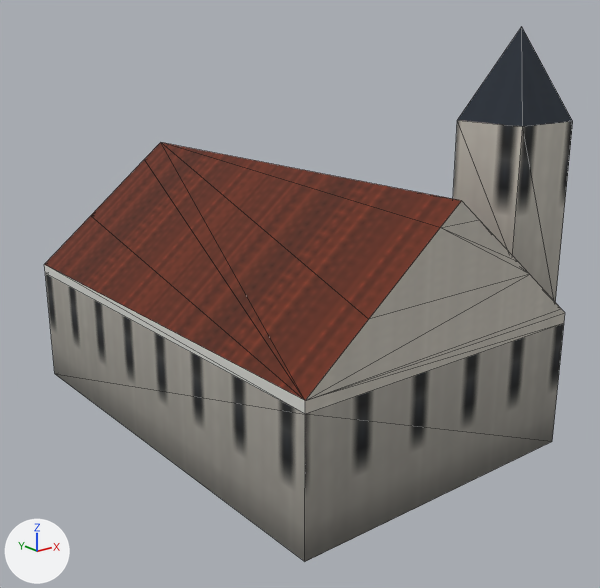
The glTF model assets/coronado_kit/buildings/landmarks/lmk_blue_dome_chapel/landmark_lmk_blue_dome_chapel_far.glb: old version first, new version second.
Camera for both pictures: a 50 mm camera at (-25.5, -33.6, 19.6) aimed at (-0.6, -2.5, 7.1). Arrows for +X, +Y and +Z are at lower left; the lights stay in place. The first picture is the older version. Mesh edges are drawn as thin lines. Vertices at exactly the same position are counted once.

Objects in the first picture: 'landmark_lmk_blue_dome_chapel_far'.
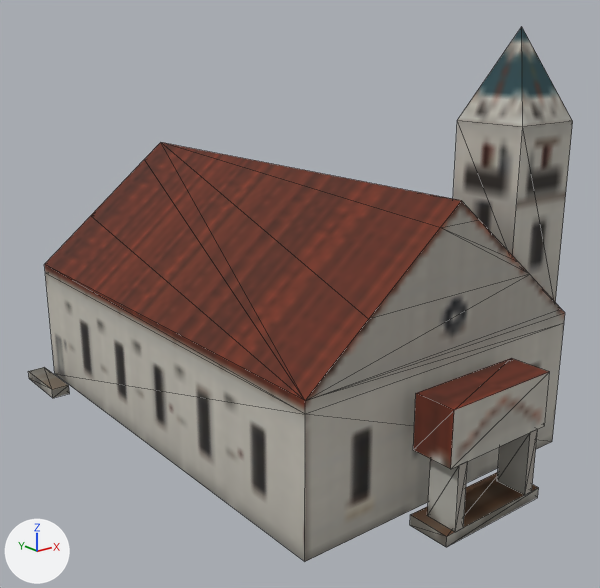
What changed in the scene script:
```text
Add img_bld_lod_color_b_png:
    img_bld_lod_color_b_png = load_image('bld_lod_color_b.png', '../../../textures/bld_lod_color_b.png', 1024, 1024, 'sRGB')
Change mat_bld_far:
    where n0 = _N.new('ShaderNodeBsdfPrincipled'); n0.name = 'Principled BSDF'
    n0.inputs[2].default_value: 0.9 -> 0.85  # 'Roughness'
    where n4 = _N.new('ShaderNodeTexImage'); n4.name = 'Image Texture'
    n4.image: img_far_color_png -> img_bld_lod_color_b_png
    add n4.extension = 'EXTEND'
Change me_landmark_lmk_blue_dome_chapel_far:
    used by ob_landmark_lmk_blue_dome_chapel_far; location = (0.0, 0.0, 0.0)
    remove me_landmark_lmk_blue_dome_chapel_far.from_pydata(...)  # 35 vertices, 64 faces; spans x -8.0..8.0, y -12.0..12.0, z 0.0..19.9
    add me_landmark_lmk_blue_dome_chapel_far.from_pydata(...)  # 75 vertices, 114 faces; spans x -9.5..8.0, y -14.8..12.2, z 0.0..19.9
    me_landmark_lmk_blue_dome_chapel_far part 1
    16 vertices are added at x -3.0..2.0, y -14.8..-12.8, z 0.0..6.0
    8 new vertices lie (6.0, 0.0, 0.0) away from vertices in x -3.0, y -14.8..-12.8, z 0.0..6.0
    8 new vertices lie (0.5, 0.0, 0.0) away from vertices in x -2.5..2.0, y -14.8..-13.3, z 0.5..3.5
    40 new faces join them
    me_landmark_lmk_blue_dome_chapel_far part 2
    8 vertices are added at x -9.5..-8.5, y 8.7..12.2, z 0.0..0.5
    10 new faces join them
    me_landmark_lmk_blue_dome_chapel_far part 3: 64 kept faces spanning x -8.0..8.0, y -12.0..12.0, z 0.0..19.9 get new texture (UV) coordinates
    me_landmark_lmk_blue_dome_chapel_far part 4: 51 kept faces spanning x -8.0..8.0, y -12.0..12.0, z 0.0..19.9 get new vertex colours; the middle colour goes from white #fcfaf7 to white #ffffff
```

Boxes (x1, y1, x2, y2) around the edits, measured in the pictures (600 x 588 px):
'landmark_lmk_blue_dome_chapel_far', surface changed, reshaped: before (44, 27, 573, 562); after (28, 27, 573, 562)
part 1 of me_landmark_lmk_blue_dome_chapel_far, added: after (410, 358, 550, 547)
part 2 of me_landmark_lmk_blue_dome_chapel_far, added: after (28, 367, 70, 398)
part 3 of me_landmark_lmk_blue_dome_chapel_far, surface changed: (44, 28, 573, 562) in both
part 4 of me_landmark_lmk_blue_dome_chapel_far, recoloured: (45, 28, 573, 562) in both
